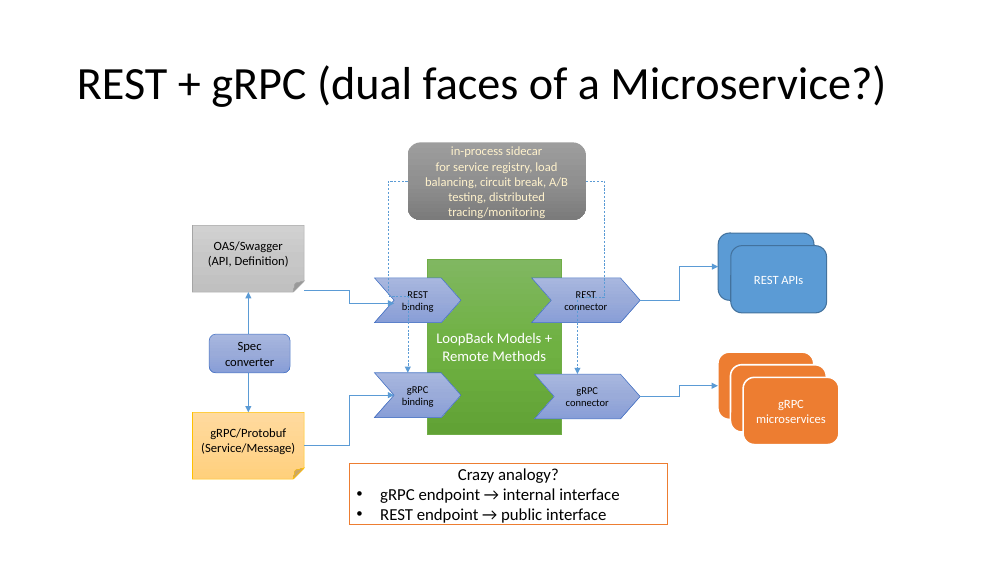
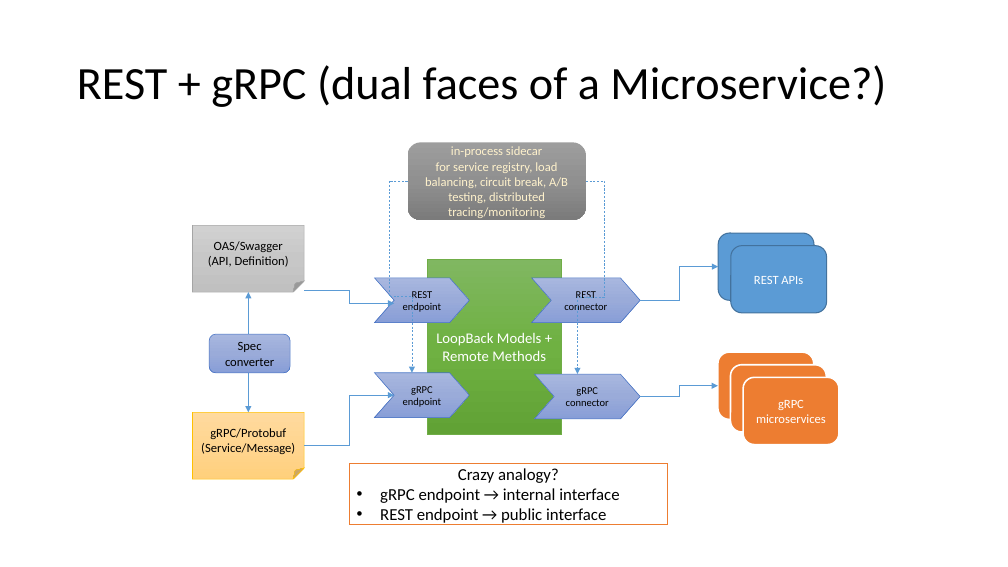
Before and after one commit to strongloop/loopback-example-polyglot, a slide deck: slide 8 of Polyglot Microservices.pptx. Drawn at 1008x567 pixels with LibreOffice and Linux fonts; fonts in the diff are those of the drawing. Boxes give left, top, right and bottom in pixels: in the first picture for what was removed or moved away, otherwise in the second. Text is boxed around its words. In the diff, an @@ line names an element or a change of style, - is before the commit and + after.

```diff
--- a/Polyglot Microservices.pptx
+++ b/Polyglot Microservices.pptx
@@ elbow arrow moved from (408, 181) - (408, 373) to (408, 181) - (412, 373) @@
@@ chevron "REST": place and size @@
-chevron "REST" at (374, 278, 461, 323)
+chevron "REST" at (374, 278, 469, 323)
@@ text in chevron at (403, 302, 441, 314): text changed @@
-binding
+endpoint
@@ chevron "gRPC": place and size @@
-chevron "gRPC" at (374, 373, 461, 417)
+chevron "gRPC" at (374, 373, 469, 417)
@@ text in chevron at (403, 397, 441, 407): text changed @@
-binding
+endpoint
```
Also in this commit, not shown: 3 other slides changed.
